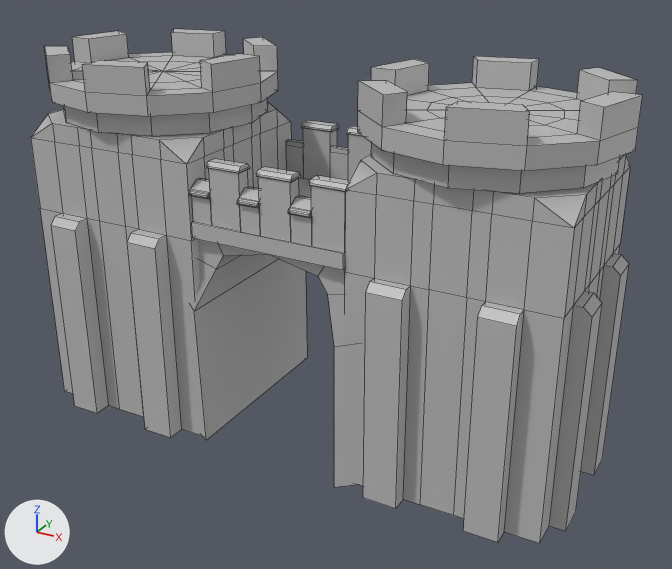
The FBX model Assets/Meshes/Environment/Environment_Battlements_005_Gatehouse.fbx: old version first, new version second.
Both versions are drawn from a 50 mm camera at (16.7, -27.9, 17.4) aimed at (3.1, -3.3, 5.1). Arrows for +X, +Y and +Z are at lower left; the lights stay in place. Mesh edges are drawn as thin lines. Vertices at the same position are counted once.

Objects in the first picture: 'Environment_Battlements_005_Gatehouse'.
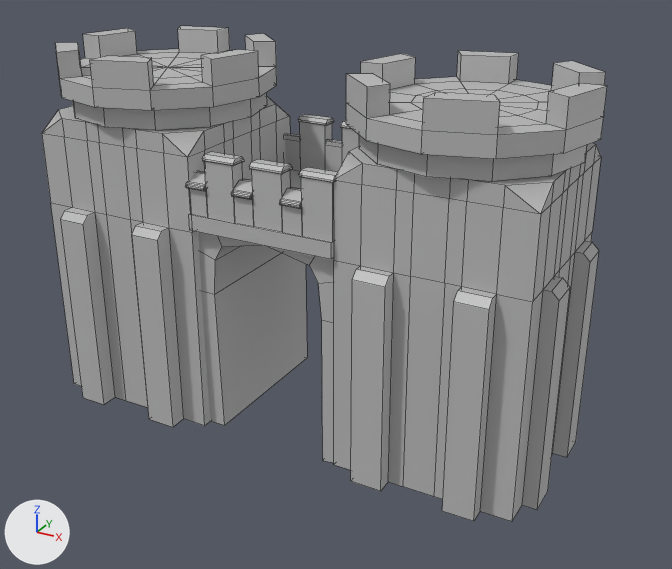
The edits, one by one:
me_mesh is used by ob_environment_battlements_005_gatehouse; location (0.0, 0.0, 0.0); rotation (1.571, 0.0, 0.0), in degrees (90, 0, 0); scale (0.0106, 0.01, 0.01).
me_mesh had 902 vertices, 855 faces and spanned x -684.0..1144.0, y -11.0..1229.0, z -22.0..709.0.
me_mesh now has 902 vertices, 857 faces and spans x -723.0..1105.0, y -11.0..1232.0, z -75.0..656.0.
me_mesh part 1: the loose piece of 140 vertices spanning x 482.0..1130.0, y -4.0..1013.0, z -22.0..692.0 is moved by (-39.0, 3.0, -53.0).
me_mesh part 2: the loose piece of 122 vertices spanning x 413.0..1144.0, y 1014.0..1229.0, z -22.0..709.0 is moved by (-39.0, 3.0, -53.0).
me_mesh part 3: the loose piece of 16 vertices spanning x 43.0..153.0, y 946.0..965.0, z 586.0..642.0 is moved by (-45.0, 3.0, -48.0).
me_mesh part 4: the loose piece of 16 vertices spanning x 43.0..153.0, y 946.0..965.0, z 37.0..93.0 is moved by (-45.0, 3.0, -60.0).
me_mesh part 5: the loose piece of 16 vertices spanning x 209.0..319.0, y 946.0..965.0, z 37.0..93.0 is moved by (-42.0, 3.0, -60.0).
me_mesh part 6: the loose piece of 140 vertices spanning x 482.0..1130.0, y -4.0..1013.0, z -22.0..692.0 is copied, and the copy is turned 180 degrees about the y axis through its middle, then moved by (-1190.0, 3.0, -36.0); it spans x -708.0..-60.0, y -1.0..1016.0, z -57.0..656.0.
me_mesh part 7: the loose piece of 122 vertices spanning x -684.0..47.0, y 1014.0..1229.0, z -22.0..709.0 is moved by (-38.0, 3.0, -53.0).
me_mesh part 8: the loose piece of 16 vertices spanning x 209.0..319.0, y 946.0..965.0, z 586.0..642.0 is moved by (128.0, 3.0, -48.0).
me_mesh part 9: a new loose piece, a box spanning x -66.0..443.0, y 719.0..769.0, z -31.0..601.0, in mat_lambert2 (grey #bcbcbc).
me_mesh part 10: the loose piece of 16 vertices spanning x 376.0..486.0, y 946.0..965.0, z 586.0..642.0 is scaled about its middle by (1.02, 1, 1.02), then moved by (-209.0, 3.0, -48.0).
me_mesh part 11: the loose piece of 119 vertices spanning x -19.0..481.0, y 766.0..946.0, z 589.0..653.0 is rebuilt with 119 vertices and now spans x -66.0..443.0, y 769.0..949.0, z 541.0..605.0.
me_mesh part 12: a new loose piece of 119 vertices spanning x -66.0..443.0, y 769.0..949.0, z -34.0..31.0, in mat_lambert2 (grey #bcbcbc).
me_mesh part 13: 302 vertices removed from x -670.0..555.0, y -11.0..1013.0, z -9.0..709.0; 35 vertices added at x -129.0..517.0, y -11.0..822.0, z -8.0..570.0.
Object 'Environment_Battlements_005_Gatehouse' (ob_environment_battlements_005_gatehouse) is rescaled from (0.0106, 0.01, 0.01) to (0.01, 0.01, 0.01).

Pixel boxes [x1, y1, x2, y2] of what changed, in the pictures (672 x 569 px; the box of a moved part takes in the faces that stretch with it):
'Environment_Battlements_005_Gatehouse', reshaped, rescaled (8% narrower): before [31, 29, 643, 543]; after [42, 26, 607, 521]
part 1 of me_mesh, moved or reshaped: before [345, 154, 630, 543]; after [334, 143, 601, 521]
part 2 of me_mesh, moved or reshaped: before [358, 56, 643, 194]; after [346, 51, 607, 182]
part 3 of me_mesh, moved or reshaped: before [206, 159, 250, 174]; after [202, 152, 244, 166]
part 4 of me_mesh, moved or reshaped: before [301, 120, 339, 132]; after [298, 114, 334, 126]
part 5 of me_mesh, moved or reshaped: before [347, 126, 364, 137]; after [341, 120, 351, 129]
part 6 of me_mesh, added: after [42, 96, 290, 427]
part 7 of me_mesh, moved or reshaped: before [44, 29, 278, 136]; after [55, 26, 277, 130]
part 8 of me_mesh, moved or reshaped: before [256, 167, 301, 183]; after [299, 167, 337, 183]
part 9 of me_mesh, added: after [188, 170, 334, 259]
part 10 of me_mesh, moved or reshaped: before [309, 175, 349, 192]; after [249, 159, 292, 174]
part 11 of me_mesh, rebuilt: before [188, 169, 345, 253]; after [185, 162, 334, 242]
part 12 of me_mesh, added: after [285, 122, 359, 172]
part 13 of me_mesh, cut back: before [31, 101, 371, 487]; after [199, 232, 334, 463]
